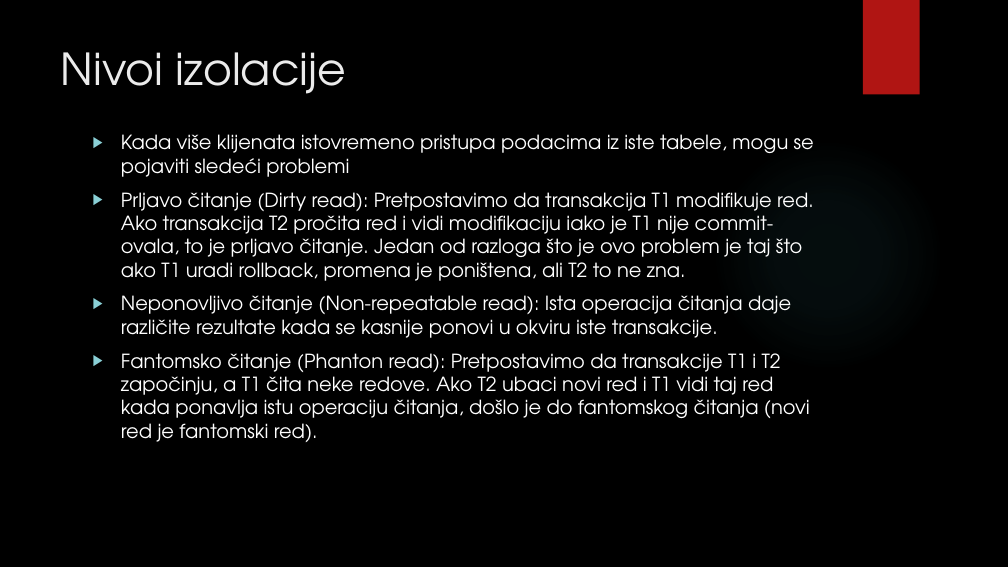
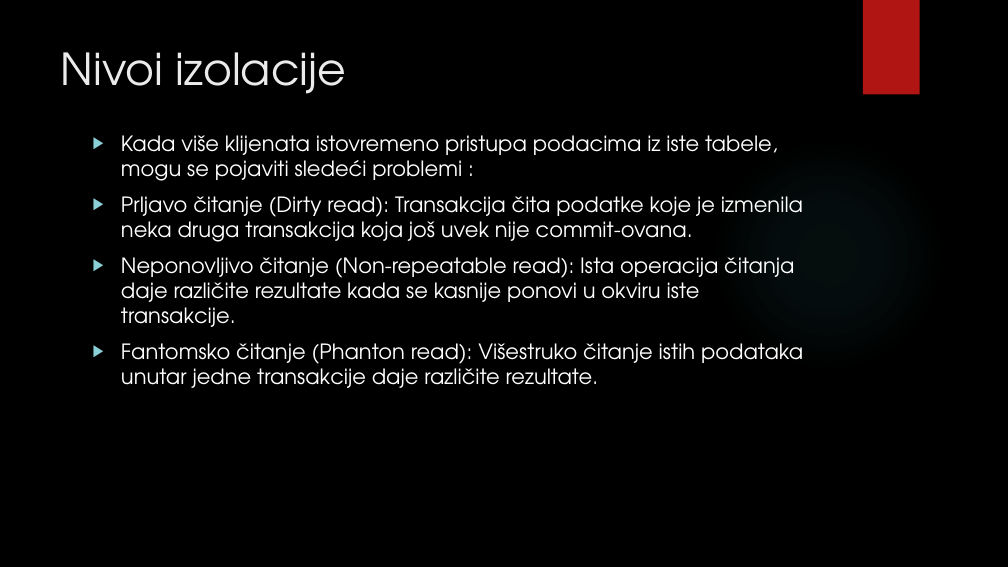
Before and after one commit to TheCodingPie/Sistemi-za-upravljenje-bazama-podataka-II-projekat, a slide deck: slide 11 of Obrada transakcija, planovi izvršavanja transakcija, izolacija i zaključavanje.pptx. Drawn at 1008x567 pixels with LibreOffice and Linux fonts; fonts in the diff are those of the drawing; background and template pictures are left out. Boxes give left, top, right and bottom in pixels: in the first picture for what was removed or moved away, otherwise in the second. Text is boxed around its words. In the diff, an @@ line names an element or a change of style, - is before the commit and + after.

```diff
--- a/Obrada transakcija, planovi izvršavanja transakcija, izolacija i zaključavanje.pptx
+++ b/Obrada transakcija, planovi izvršavanja transakcija, izolacija i zaključavanje.pptx
@@ text at box(121, 135, 803, 242): text changed; size 18.5 to 20 pt @@
-▶ Kada više klijenata istovremeno pristupa podacima iz iste tabele, mogu se pojaviti sledeći problemi
-▶ Prljavo čitanje (Dirty read): Pretpostavimo da transakcija T1 modifikuje red. Ako transakcija T2 pročita red i vidi modifikaciju iako je T1 nije commit-ovala, to je prljavo čitanje. Jedan od razloga što je ovo problem je taj što ako T1 uradi rollback, promena je poništena, ali T2 to ne zna.
+▶ Kada više klijenata istovremeno pristupa podacima iz iste tabele, mogu se pojaviti sledeći problemi :
+▶ Prljavo čitanje (Dirty read): Transakcija čita podatke koje je izmenila neka druga transakcija koja još uvek nije commit-ovana.
@@ text at box(121, 257, 794, 327): size 18.5 to 20 pt in "Neponovljivo čitanje (Non-repeatable read): Ista operacija č ..." @@
@@ text at box(121, 343, 803, 388): text changed; size 18.5 to 20 pt @@
-▶ Fantomsko čitanje (Phanton read): Pretpostavimo da transakcije T1 i T2 započinju, a T1 čita neke redove. Ako T2 ubaci novi red i T1 vidi taj red kada ponavlja istu operaciju čitanja, došlo je do fantomskog čitanja (novi red je fantomski red).
+▶ Fantomsko čitanje (Phanton read): Višestruko čitanje istih podataka unutar jedne transakcije daje različite rezultate.
```
Also in this commit, not shown: 4 other slides changed, 1 slide added, 1 other file.
